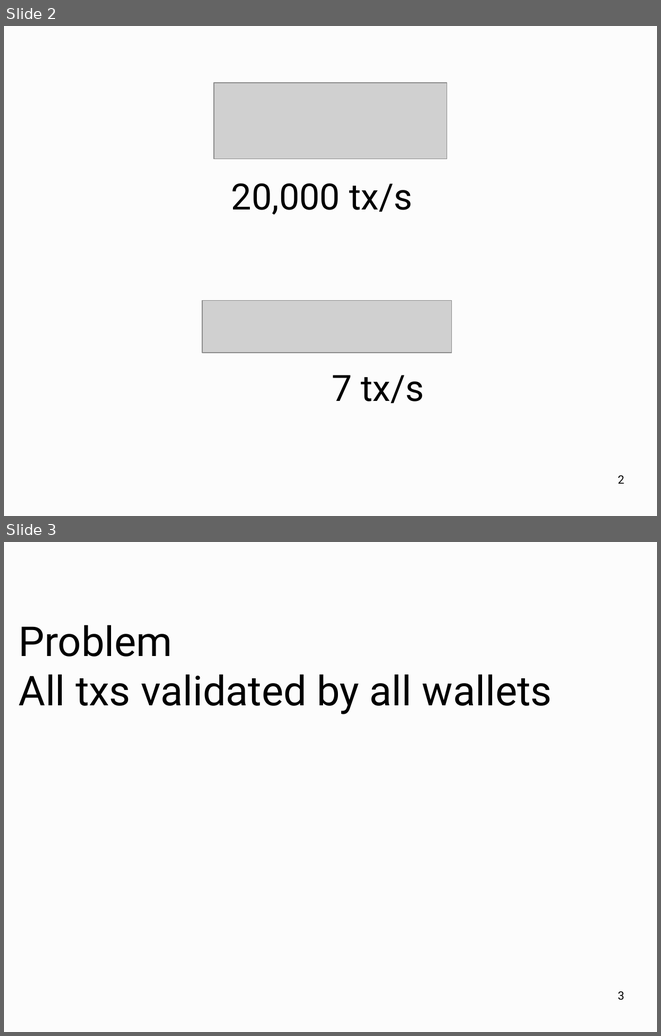
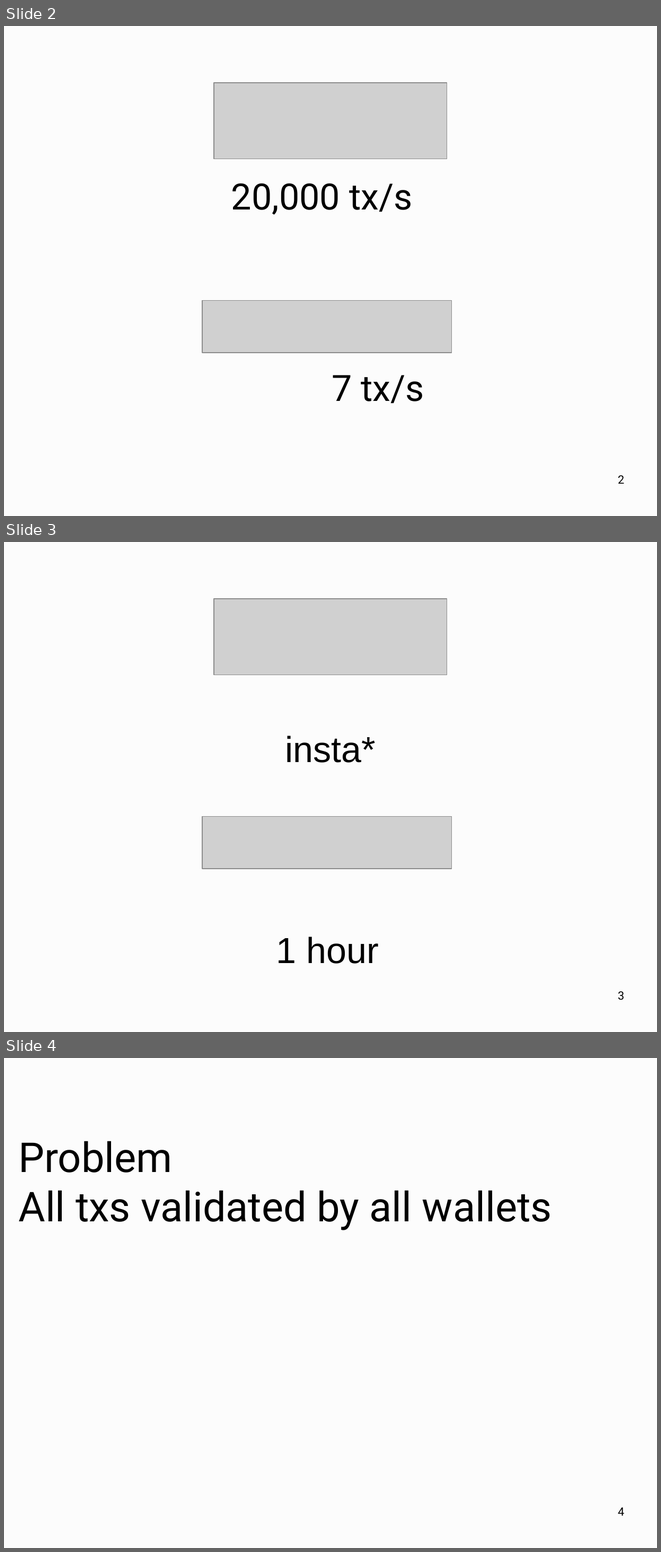
Before and after one commit to OrfeasLitos/PaymentChannels, a slide deck: one-hour-slides/direct-channels-slides.odp. Shown one above the other, each under a label of ours: slides 2 and 3 before the commit, slides 2, 3 and 4 after it. The pictures are 661x1036 and 661x1552 pixels, drawn with LibreOffice and Linux fonts; fonts in the diff are those of the drawing; grey boxes stand for pictures. Boxes give left, top, right and bottom in pixels: in the first picture for what was removed or moved away, otherwise in the second. Text is boxed around its words. In the diff, an @@ line names an element or a change of style, - is before the commit and + after.

```diff
--- a/one-hour-slides/direct-channels-slides.odp
+++ b/one-hour-slides/direct-channels-slides.odp
@@ slide 3 added at (x1=4, y1=542, x2=657, y2=1032), background #FCFCFC @@
@@ picture added at (x1=214, y1=599, x2=447, y2=676) @@
@@ text added at (x1=285, y1=735, x2=376, y2=762), 44 pt, text #000000 @@
+insta*
@@ picture added at (x1=203, y1=817, x2=452, y2=868) @@
@@ text added at (x1=276, y1=936, x2=379, y2=963), 44 pt, text #000000 @@
+1 hour
@@ page number added at (x1=618, y1=991, x2=624, y2=1000), 14 pt, text #000000 @@
+3
@@ what was slide 3 is now slide 4 @@
@@ page number at (x1=618, y1=1507, x2=624, y2=1515): text changed @@
-3
+4
```
Also in this commit, not shown: 9 slides changed, 3 other files.
